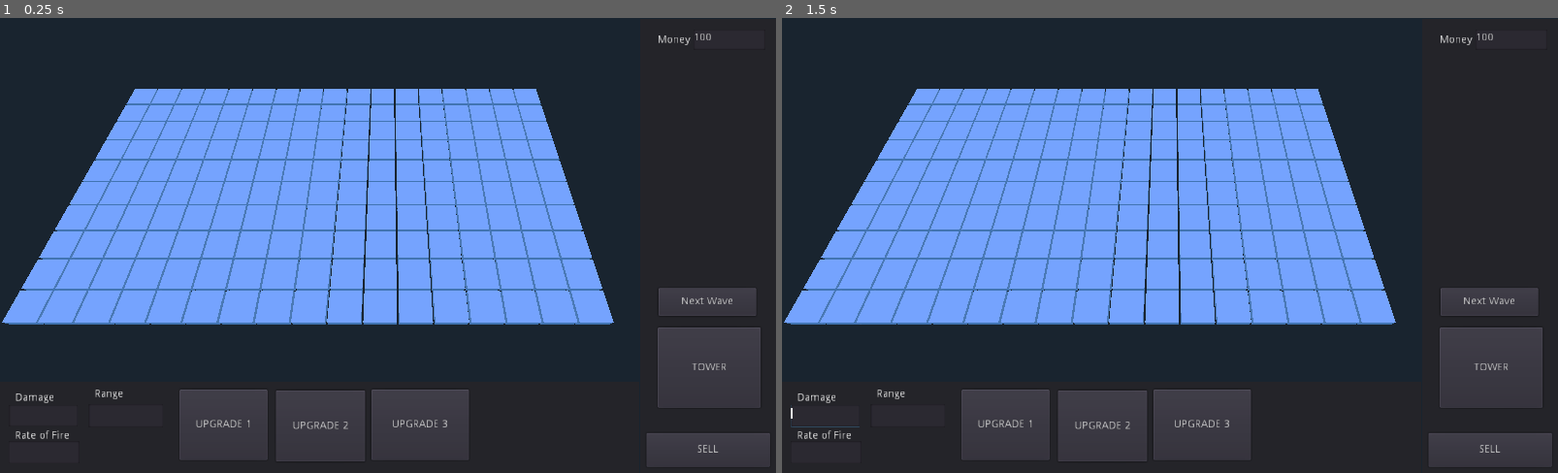
Above: before the commit, frames 1-2 (left to right).
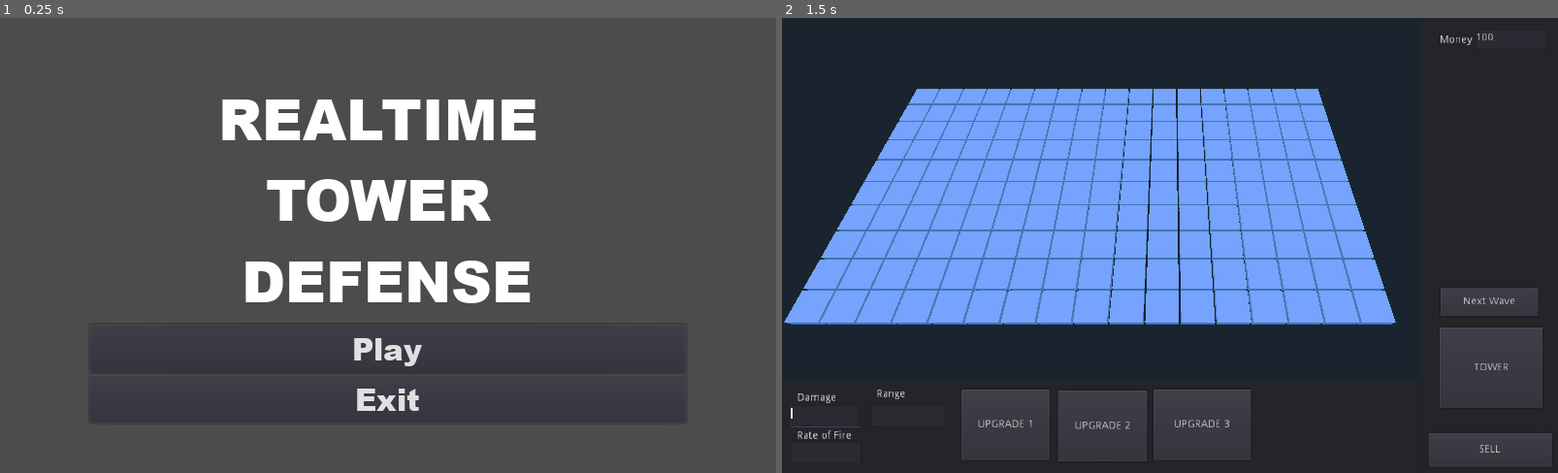
Above: after the commit, the same moments.

Repository: liampward/GodotTD
Game: Godot game, scene res://Scenes/MainMenu.tscn
Two runs of this game, one before a commit and one after it. Both use one fixed random seed, a clock stepped at 60 frames per second and the inputs below. Before the commit the project starts from res://Scenes/Root.tscn.
Inputs (mouse positions are in pixels of both pictures, inside the frame that each line leads up to):
- Up to frame 1 (0.25 s): no input
- Up to frame 2 (1.5 s): click (1170, 350) at 0.5 s, where only the run after the commit has a clickable "Play"; click (828, 413) at 1.27 s; type "12" at 1.35 s

The runs differ from the first frame. In frame 1, 89% of the frame differs, in the area x 0-100%, y 0-100%; in frame 2, nothing differs.

Commit message:
Start Menu
Added the start menu to the game.

Diff:
--- /dev/null
+++ b/Scenes/MainMenu.tscn
@@ -0,0 +1,150 @@
+[gd_scene load_steps=7 format=2]
+
+[ext_resource path="res://media/ariblk.ttf" type="DynamicFontData" id=1]
+[ext_resource path="res://Scripts/PlayButton.gd" type="Script" id=2]
+[ext_resource path="res://Scripts/ExitButton.gd" type="Script" id=3]
+
+[sub_resource type="DynamicFont" id=1]
+
+size = 75
+use_mipmaps = false
+use_filter = false
+font_data = ExtResource( 1 )
+_sections_unfolded = [ "Settings" ]
+
+[sub_resource type="DynamicFont" id=2]
+
+size = 40
+use_mipmaps = false
+use_filter = false
+font_data = ExtResource( 1 )
+_sections_unfolded = [ "Font", "Settings" ]
+
+[sub_resource type="DynamicFont" id=3]
+
+size = 40
+use_mipmaps = false
+use_filter = false
+font_data = ExtResource( 1 )
+_sections_unfolded = [ "Font", "Settings" ]
+
+[node name="MainMenu" type="MarginContainer" index="0"]
+
+anchor_left = 0.0
+anchor_top = 0.0
+anchor_right = 1.0
+anchor_bottom = 1.0
+margin_left = -2.0
+margin_right = 1.0
+margin_bottom = 11.0
+rect_pivot_offset = Vector2( 0, 0 )
+rect_clip_content = false
+mouse_filter = 0
+mouse_default_cursor_shape = 0
+size_flags_horizontal = 1
+size_flags_vertical = 1
+custom_constants/margin_right = 120
+custom_constants/margin_top = 80
+custom_constants/margin_left = 120
+custom_constants/margin_bottom = 80
+_sections_unfolded = [ "custom_constants" ]
+
+[node name="VBoxContainer" type="VBoxContainer" parent="." index="0"]
+
+anchor_left = 0.0
+anchor_top = 0.0
+anchor_right = 0.0
+anchor_bottom = 0.0
+margin_left = 120.0
+margin_top = 80.0
+margin_right = 907.0
+margin_bottom = 543.0
+rect_pivot_offset = Vector2( 0, 0 )
+rect_clip_content = false
+mouse_filter = 1
+mouse_default_cursor_shape = 0
+size_flags_horizontal = 1
+size_flags_vertical = 2
+alignment = 0
+_sections_unfolded = [ "Size Flags" ]
+
+[node name="Title" type="Label" parent="VBoxContainer" index="0"]
+
+anchor_left = 0.0
+anchor_top = 0.0
+anchor_right = 0.0
+anchor_bottom = 0.0
+margin_right = 787.0
+margin_bottom = 327.0
+rect_pivot_offset = Vector2( 0, 0 )
+rect_clip_content = false
+mouse_filter = 2
+mouse_default_cursor_shape = 0
+size_flags_horizontal = 1
+size_flags_vertical = 4
+custom_fonts/font = SubResource( 1 )
+text = "REALTIME
+TOWER
+DEFENSE"
+align = 1
+autowrap = true
+percent_visible = 1.0
+lines_skipped = 0
+max_lines_visible = -1
+_sections_unfolded = [ "custom_fonts" ]
+
+[node name="Play" type="Button" parent="VBoxContainer" index="1"]
+
+anchor_left = 0.0
+anchor_top = 0.0
+anchor_right = 0.0
+anchor_bottom = 0.0
+margin_left = 312.0
+margin_top = 331.0
+margin_right = 474.0
+margin_bottom = 395.0
+rect_pivot_offset = Vector2( 0, 0 )
+rect_clip_content = false
+focus_mode = 2
+mouse_filter = 0
+mouse_default_cursor_shape = 0
+size_flags_horizontal = 1
+size_flags_vertical = 1
+custom_fonts/font = SubResource( 2 )
+toggle_mode = false
+enabled_focus_mode = 2
+shortcut = null
+group = null
+text = "Play"
+flat = false
+align = 1
+script = ExtResource( 2 )
+_sections_unfolded = [ "custom_fonts" ]
+
+[node name="Exit" type="Button" parent="VBoxContainer" index="2"]
+
+anchor_left = 0.0
+anchor_top = 0.0
+anchor_right = 0.0
+anchor_bottom = 0.0
+margin_left = 315.0
+margin_top = 399.0
+margin_right = 473.0
+margin_bottom = 463.0
+rect_pivot_offset = Vector2( 0, 0 )
+rect_clip_content = false
+focus_mode = 2
+mouse_filter = 0
+mouse_default_cursor_shape = 0
+size_flags_horizontal = 1
+size_flags_vertical = 1
+custom_fonts/font = SubResource( 3 )
+toggle_mode = false
+enabled_focus_mode = 2
+shortcut = null
+group = null
+text = "Exit"
+flat = false
+align = 1
+script = ExtResource( 3 )
+_sections_unfolded = [ "custom_fonts" ]
--- a/Scenes/Root.gd
+++ b/Scenes/Root.gd
@@ -12,10 +12,7 @@
 	health = 10;
 	mode = Mode.NONE;
 	selected = null;
-	var screen_size = OS.get_screen_size()
-	var window_size = OS.get_real_window_size()
 
-	OS.set_window_position(screen_size*0.5 - window_size*0.5)
 
 	#OS.set_window_fullscreen(true)
 
--- /dev/null
+++ b/Scripts/ExitButton.gd
@@ -0,0 +1,4 @@
+extends Button
+
+func _pressed():
+	get_tree().quit();
--- /dev/null
+++ b/Scripts/PlayButton.gd
@@ -0,0 +1,10 @@
+extends Button
+
+func _ready():
+	var screen_size = OS.get_screen_size()
+	var window_size = OS.get_real_window_size()
+
+	OS.set_window_position(screen_size*0.5 - window_size*0.5)
+
+func _pressed():
+	get_tree().change_scene("res://Scenes/Root.tscn")
--- a/project.godot
+++ b/project.godot
@@ -11,7 +11,7 @@
 [application]
 
 config/name="Tower Defense"
-run/main_scene="res://Scenes/Root.tscn"
+run/main_scene="res://Scenes/MainMenu.tscn"
 config/icon="res://icon.png"
 
 [display]
Binary file added: media/ariblk.ttf
